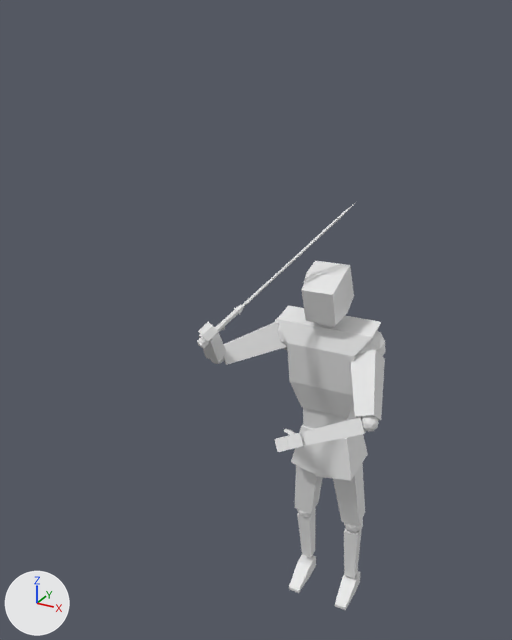
Two versions of the glTF model Models/EnemyStabby.glb, one commit apart.
Before and after are seen from a 50 mm camera at (3.53, -8.75, 7.53) aimed at (-0.93, -0.64, 3.47). The axes (+X, +Y, +Z) are drawn at lower left. The lights are the same throughout. Both versions are drawn at frame 20 of the action 'Stabby'; the numbers are the values there.

In view in the first picture: 'Cube.001', 'Left Bicep.001', 'Left Forearm.001', 'Left Quad', 'Left Shin.001', 'Lower Abdomen', 'Right Bicep.001', 'Right Hand.001', 'Right Quad', 'Torso.001'.
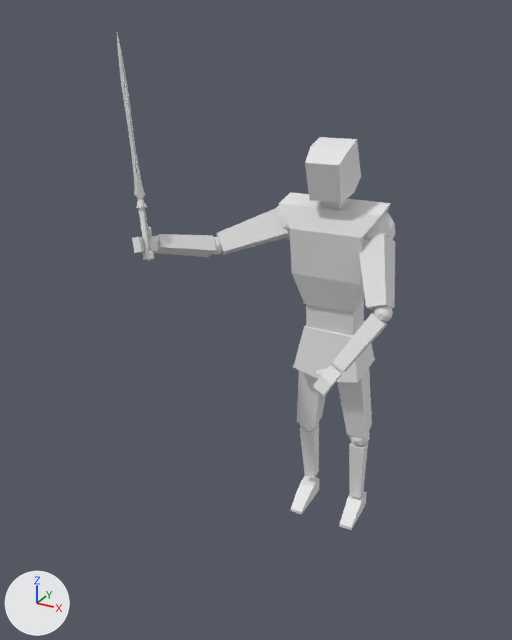
Not drawn themselves, but carrying or shaping drawn objects: ob_waist_bone__central, ob_left_bicep, ob_left_forearm, ob_right_bicep, ob_right_forearm.

Where the change shows, as pixel boxes [x1, y1, x2, y2] in the pictures (512 x 640 px):
'Torso.001', moved
    before: [277, 305, 381, 418]
    after: [279, 192, 391, 313]
'Cube.001', moved
    before: [302, 261, 354, 326]
    after: [305, 137, 361, 203]
'Lower Abdomen', moved
    before: [291, 425, 368, 480]
    after: [293, 321, 375, 383]
'Left Bicep.001', moved, turned
    before: [351, 350, 385, 421]
    after: [359, 234, 395, 311]
'Right Bicep.001', moved, turned
    before: [223, 323, 286, 365]
    after: [217, 207, 288, 255]
'Left Quad', moved
    before: [333, 463, 365, 526]
    after: [337, 368, 372, 438]
'Right Hand.001', moved, turned
    before: [197, 202, 356, 348]
    after: [117, 33, 158, 261]
'Right Quad', moved
    before: [294, 465, 323, 514]
    after: [297, 370, 326, 428]
'Left Forearm.001', moved, turned
    before: [303, 417, 366, 445]
    after: [333, 313, 387, 371]
'Midsection', moved
    before: [303, 407, 356, 429]
    after: [306, 300, 364, 336]
'Right Forearm.001', moved, turned
    before: [199, 332, 226, 364]
    after: [155, 234, 216, 257]
'Left Shin.001', moved
    before: [344, 528, 362, 578]
    after: [349, 442, 368, 498]
'Right Shin.001', moved
    before: [297, 509, 316, 557]
    after: [300, 426, 319, 478]
'Right Foot.001', moved
    before: [289, 554, 316, 593]
    after: [291, 476, 319, 514]
'Left Foot.001', moved
    before: [335, 571, 360, 610]
    after: [340, 492, 367, 530]
'Left Shoulder', moved, turned
    before: [357, 331, 385, 357]
    after: [364, 212, 395, 240]
'Left Hand.001', moved, turned
    before: [274, 432, 305, 452]
    after: [313, 365, 343, 396]
'Left Elbow', moved, turned
    before: [361, 416, 379, 432]
    after: [374, 306, 393, 322]
'Left Knee', moved
    before: [344, 519, 363, 532]
    after: [349, 432, 370, 446]
'Right Shoulder', moved, turned
    before: [274, 318, 288, 350]
    after: [277, 206, 290, 240]
'Right Knee', moved
    before: [297, 508, 316, 517]
    after: [299, 422, 319, 432]
'Cube', moved
    before: [317, 323, 335, 328]
    after: [322, 200, 346, 209]
'Right Elbow', moved, turned
    before: [211, 357, 224, 364]
    after: [213, 237, 223, 255]
'Left Thumb', moved, turned
    before: [284, 428, 296, 435]
    after: [316, 369, 326, 374]
'Right Thumb', moved, turned (not visible before)
    after: [147, 227, 152, 241]

The edits, one by one:
Object 'Waist Bone (Central)' (ob_waist_bone__central) moves from (-0.000932, -0.000232, 0.00248) to (-0.000932, -0.000232, 1.681).
Object 'Left Bicep' (ob_left_bicep) turns from (53, 162, 5.1) to (38, 161, 0.5) degrees about x, y and z.
Object 'Left Forearm' (ob_left_forearm) turns from (74, 19, 73) to (41, 6.5, 74) degrees about x, y and z.
Object 'Right Bicep' (ob_right_bicep) turns from (-102, 29, 126) to (-102, 35, 124) degrees about x, y and z.
Object 'Right Forearm' (ob_right_forearm) turns from (83, -41, -60) to (7.4, -31, 7.2) degrees about x, y and z.
